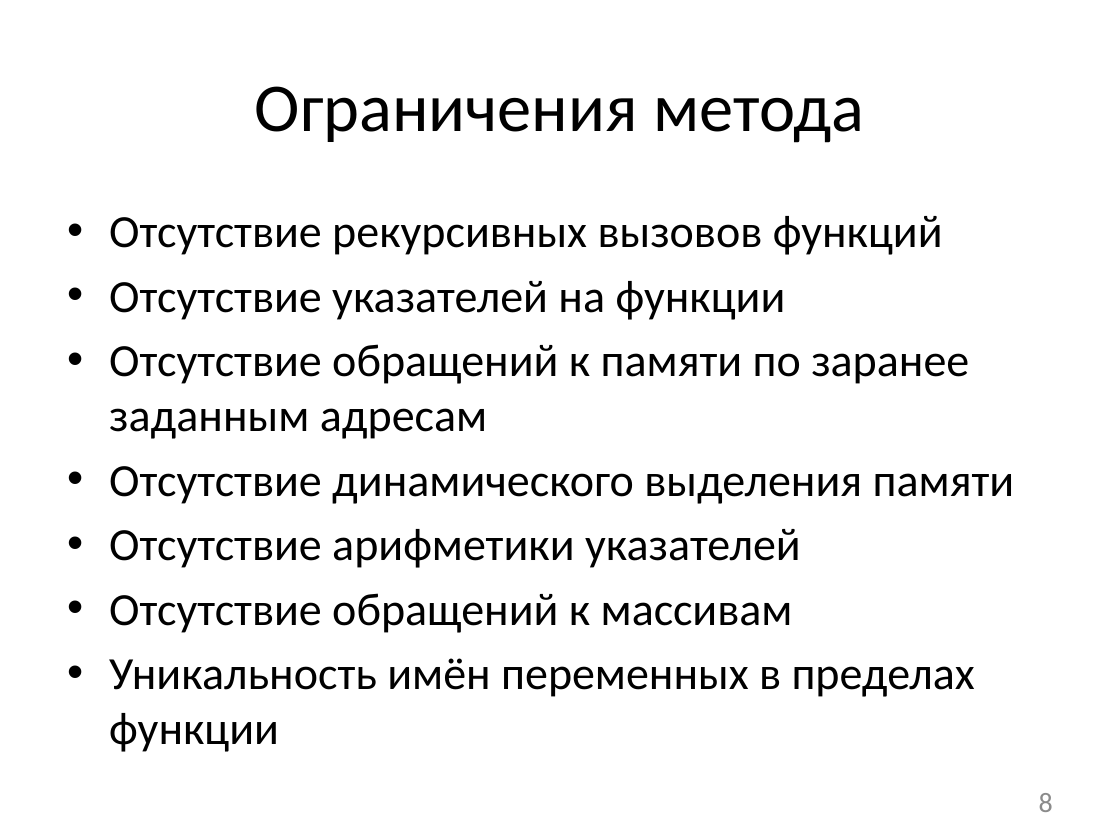
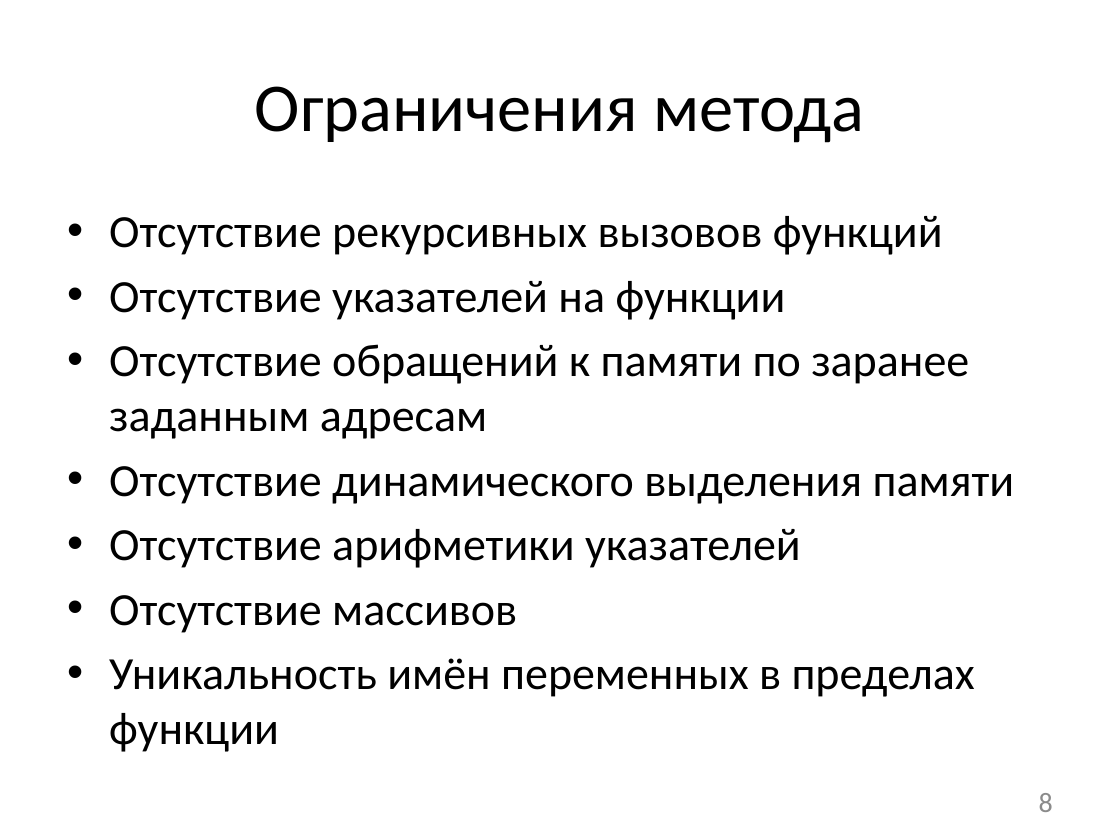
Before and after one commit to afrolovskiy/diplom, a slide deck: slide 8 of presentations/diplom/static race detection.pptx. Drawn at 1120x840 pixels with LibreOffice and Linux fonts; fonts in the diff are those of the drawing. Boxes give left, top, right and bottom in pixels: in the first picture for what was removed or moved away, otherwise in the second. Text is boxed around its words. In the diff, an @@ line names an element or a change of style, - is before the commit and + after.

```diff
--- a/presentations/diplom/static race detection.pptx
+++ b/presentations/diplom/static race detection.pptx
@@ text at [109, 595, 517, 633]: text changed @@
-• Отсутствие обращений к массивам
+• Отсутствие массивов
```
Also in this commit, not shown: 2 other slides changed, 2 other files.
